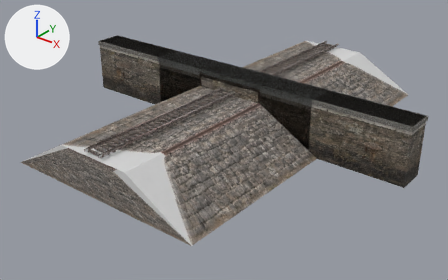
The glTF model public/assets/models/wasteland/scablands/sea-works.glb: old version first, new version second.
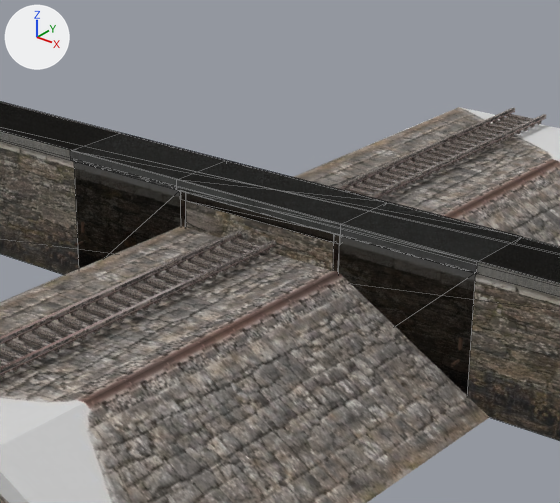
There are two pictures of each version: one whole from a camera (50 mm lens) standing at (37.5, -49.2, 28.1) and looking at (-0.4, -1.8, -1.3), one close up on the part from 29% to 77% of the width and 0% to 68% of the height. The lights are fixed; the arrows at upper left show +X, +Y and +Z. The last two pictures show the newer version. The close-ups show mesh edges as thin lines. Where no turn or scale is listed for an object, it has been applied to the vertices. Vertices at exactly the same position are counted once.

The first close-up shows 'causeway', 'harbour-coping', 'harbour-gate-coping', 'harbour-gate-frame', 'harbour-ramp-coping', 'harbour-ramp-frame', 'harbour-wall' and 1 more.
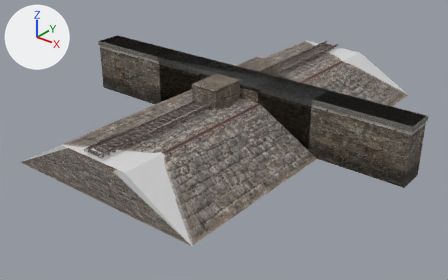
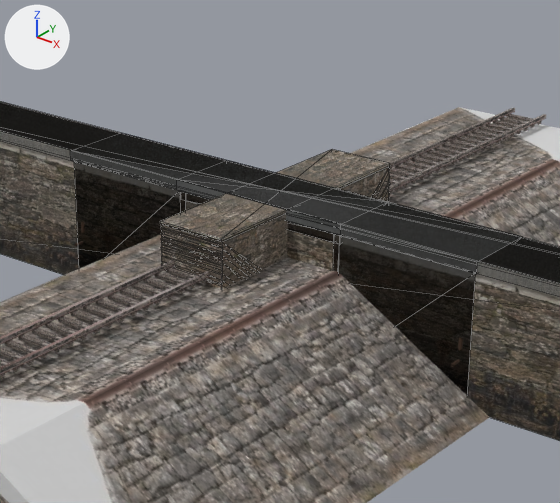
The change, as a diff of the scene's bpy script:
```diff
--- a/public/assets/models/wasteland/scablands/sea-works.glb.py
+++ b/public/assets/models/wasteland/scablands/sea-works.glb.py
@@ img_sea_causeway_arch @@
+img_sea_causeway_arch = load_image('sea-causeway-arch', '_unpacked/sea-causeway-arch', 768, 512, 'sRGB')
@@ mat_photo___sea_causeway_arch @@
+mat_photo___sea_causeway_arch = principled_material('Photo / sea-causeway-arch')
+mat_photo___sea_causeway_arch.texture = img_sea_causeway_arch
+mat_photo___sea_causeway_arch.roughness = 0.9
@@ me_harbour_gate_coping @@
 me_harbour_gate_coping.from_pydata(...)  # 8 vertices, 12 faces; spans x -4.1..4.1, y -1.6..1.6, z 5.55..6.0
 # used by ob_harbour_gate_coping; location = (0.0, 0.0, 0.0)
-me_harbour_gate_coping.materials.append(mat_photo___dam_gatehouse_stone_001)  # picture img_dam_gatehouse_stone
+# me_harbour_gate_coping part 1: texture (UV) coordinates of 12 of 12 faces, centred in x -4.1..4.1, y -1.6..1.6, z 5.55..6.0, changed; they spanned u 0.0..1.0, v 0.0..1.0 and now span u 0.0..1.0, v 0.87..0.98
+me_harbour_gate_coping.materials.append(mat_photo___sea_harbour_wall_001)  # picture img_sea_harbour_wall
@@ me_causeway_arch @@
+me_causeway_arch.from_pydata(...)  # 146 vertices, 288 faces; spans x -1.5..1.5, y -5.58..5.58, z 0.0..6.0
+me_causeway_arch.materials.append(mat_photo___sea_causeway_arch)  # picture img_sea_causeway_arch
@@ ob_causeway_arch @@
+ob_causeway_arch = bpy.data.objects.new('causeway-arch', me_causeway_arch)
+ob_causeway_arch.location = (0.0, 0.0, 0.0)
```

Location of each change, [x1, y1, x2, y2] in pixels of the close-ups (560 x 503 px):
'causeway-arch', added: after [160, 149, 390, 289]
'harbour-gate-coping', recoloured, surface changed: [177, 173, 387, 235] in both
'harbour-ramp-frame', unchanged, covered by the edit: before [74, 162, 475, 395]; after [75, 164, 475, 393]
